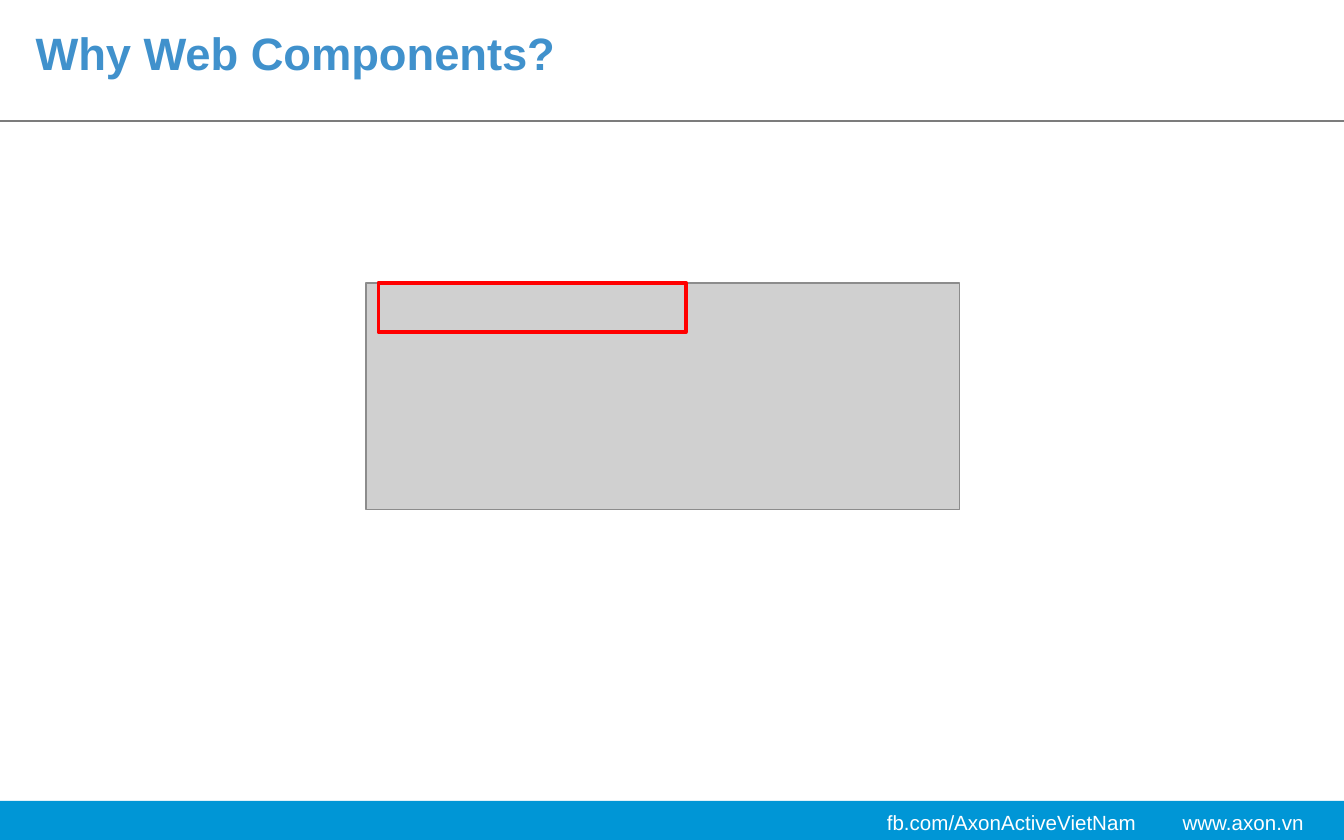
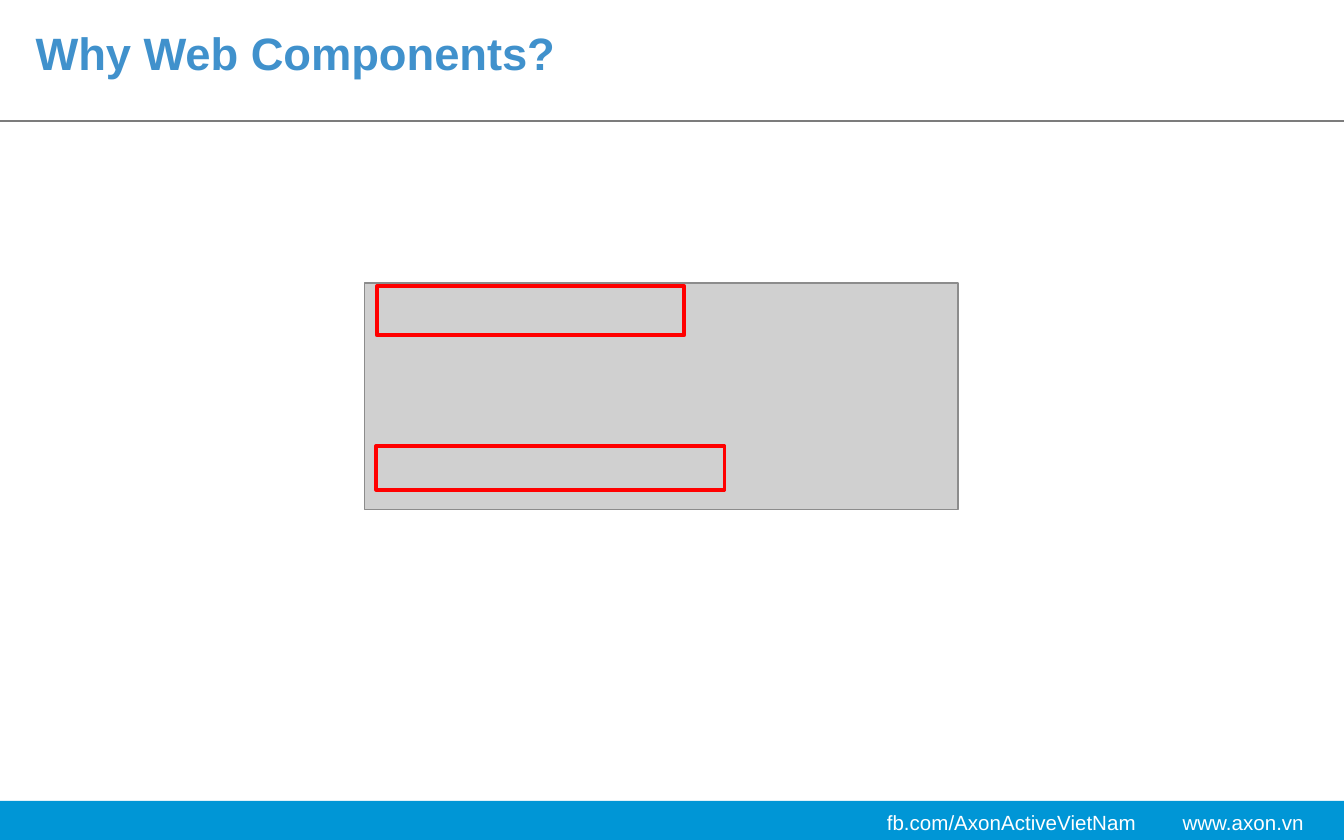
Before and after one commit to ndqvinh2109/Polymer, a slide deck: slide 25 of Slide-Dev-Day/dev-day-polymer.pptx. Drawn at 1344x840 pixels with LibreOffice and Linux fonts; fonts in the diff are those of the drawing; grey boxes stand for pictures; background and template pictures are left out. Boxes give left, top, right and bottom in pixels: in the first picture for what was removed or moved away, otherwise in the second. Text is boxed around its words. In the diff, an @@ line names an element or a change of style, - is before the commit and + after.

```diff
--- a/Slide-Dev-Day/dev-day-polymer.pptx
+++ b/Slide-Dev-Day/dev-day-polymer.pptx
@@ rectangle: place and size @@
-rectangle at (379, 282, 687, 332)
+rectangle at (376, 286, 684, 336)
@@ rectangle added at (376, 446, 724, 491), outline #FF0000 2 pt @@
```
Also in this commit, not shown: 10 other slides changed, 4 slides added, 4 slides removed, 3 other files.
